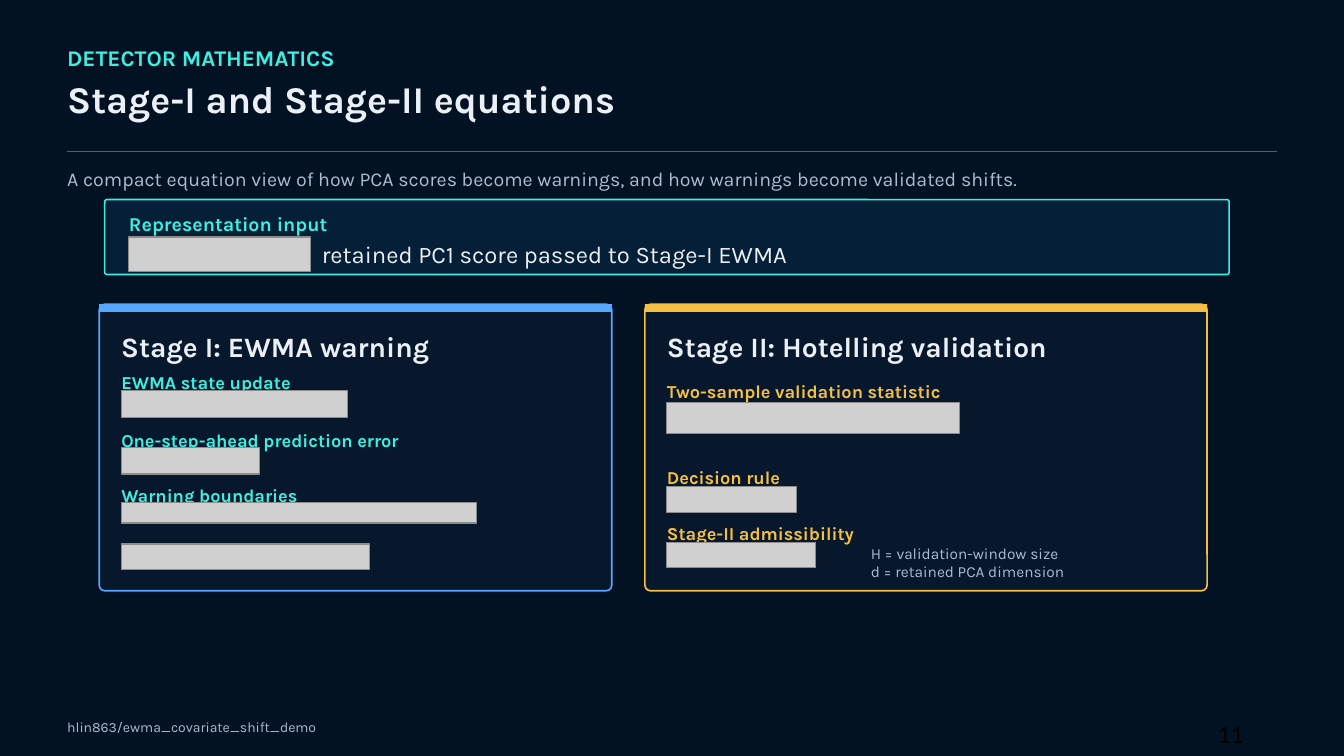
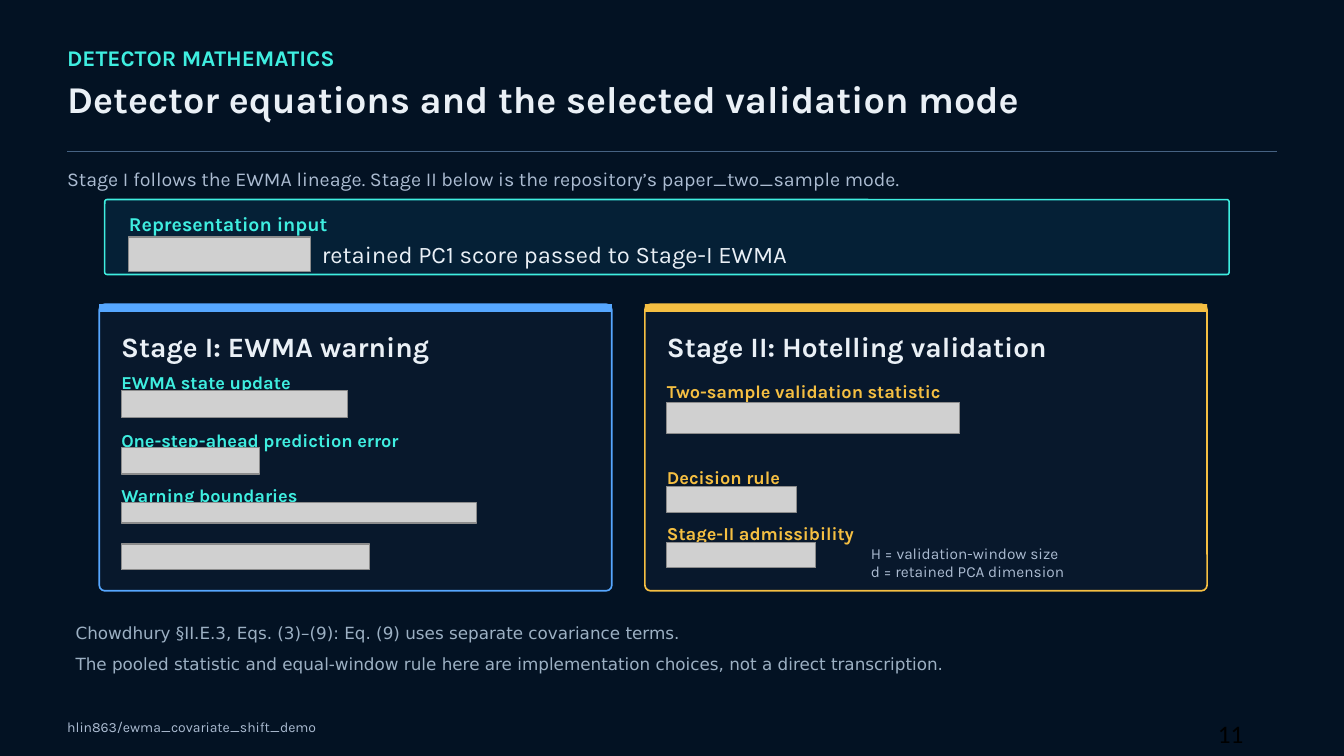
Before and after one commit to hlin863/ewma_covariate_shift_demo, a slide deck: slide 11 of presentations/EWMA_Covariate_Shift_Progress_Review_Haocheng_Lin.pptx. Drawn at 1344x756 pixels with LibreOffice and Linux fonts; fonts in the diff are those of the drawing; grey boxes stand for pictures. Boxes give left, top, right and bottom in pixels: in the first picture for what was removed or moved away, otherwise in the second. Text is boxed around its words. In the diff, an @@ line names an element or a change of style, - is before the commit and + after.

Commit message:
Refresh EWMA progress review deck
Updated the EWMA covariate shift progress review presentation to reflect the latest project updates and revisions in the slide deck.

```diff
--- a/presentations/EWMA_Covariate_Shift_Progress_Review_Haocheng_Lin.pptx
+++ b/presentations/EWMA_Covariate_Shift_Progress_Review_Haocheng_Lin.pptx
@@ text at [67, 86, 1019, 122]: text changed @@
-Stage-I and Stage-II equations
+Detector equations and the selected validation mode
@@ text at [67, 172, 899, 191]: text changed @@
-A compact equation view of how PCA scores become warnings, and how warnings become validated shifts.
+Stage I follows the EWMA lineage. Stage II below is the repository’s paper_two_sample mode.
@@ text added at [76, 626, 943, 674], 12 pt, text #9CB0C3 @@
+Chowdhury §II.E.3, Eqs. (3)–(9): Eq. (9) uses separate covariance terms.
+The pooled statistic and equal-window rule here are implementation choices, not a direct transcription.
```
Also in this commit, not shown: 5 other slides changed, 1 slide added, 1 slide removed.
